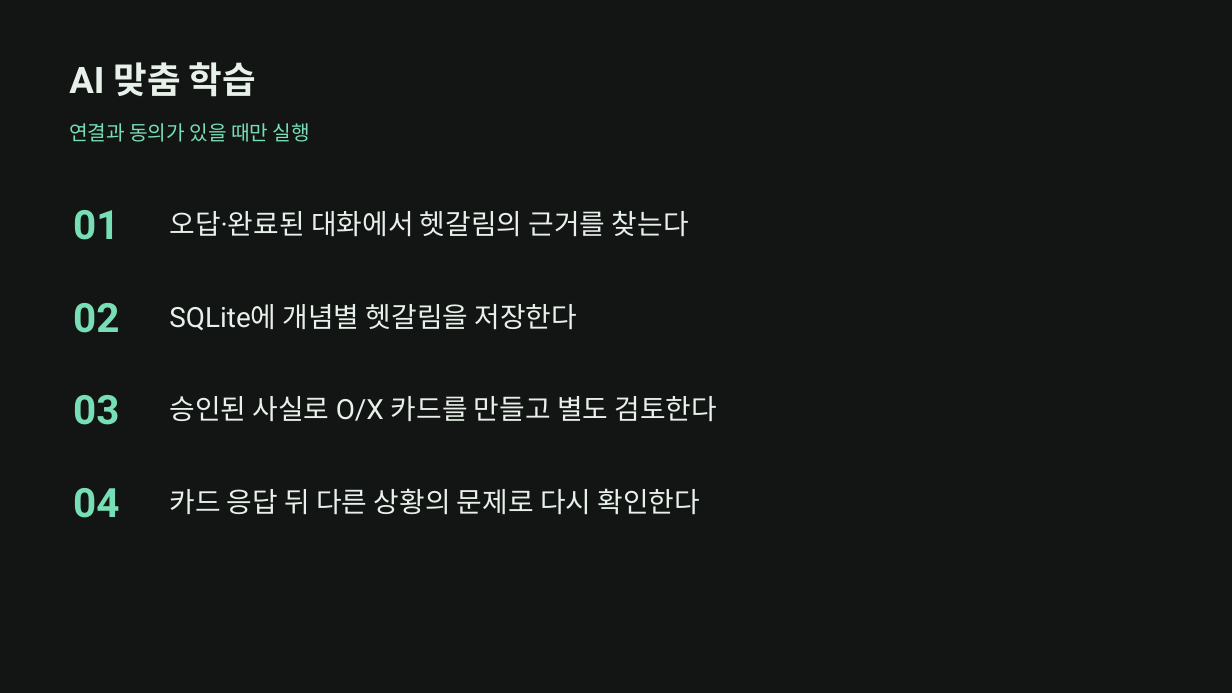
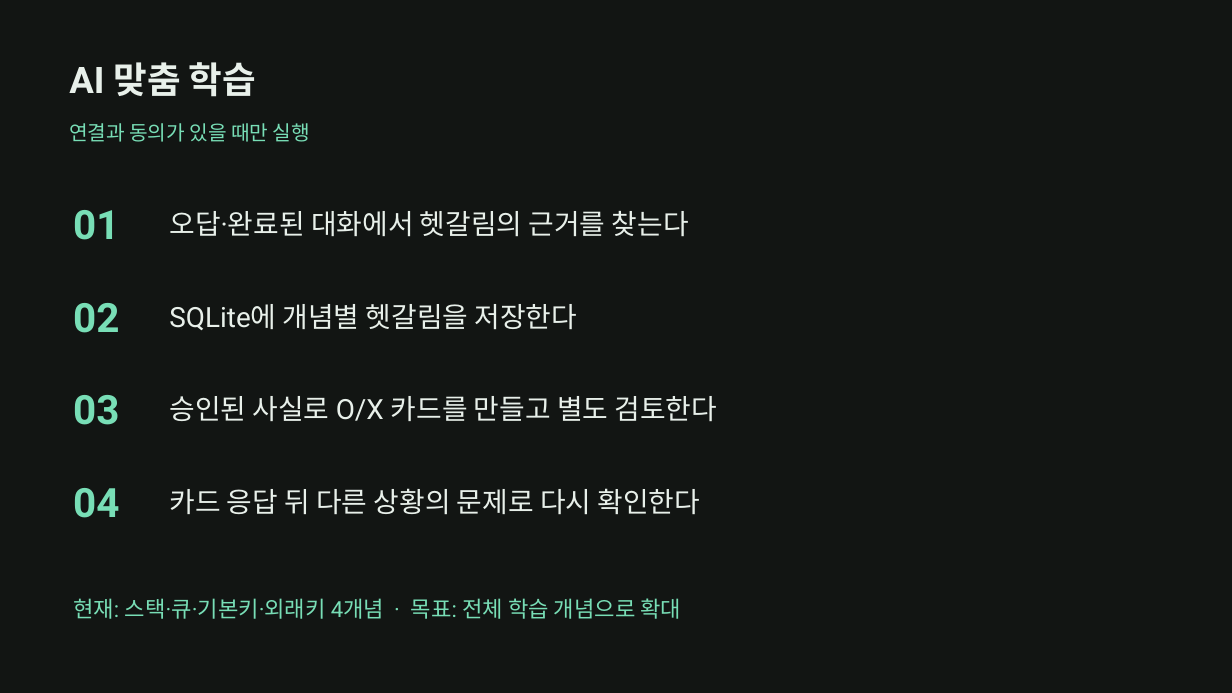
Before and after one commit to larklaon/N_Final_Project, a slide deck: slide 4 of presentation/teum-knowledge-course-project.pptx. Drawn at 1232x693 pixels with LibreOffice and Linux fonts; fonts in the diff are those of the drawing. Boxes give left, top, right and bottom in pixels: in the first picture for what was removed or moved away, otherwise in the second. Text is boxed around its words. In the diff, an @@ line names an element or a change of style, - is before the commit and + after.

```diff
--- a/presentation/teum-knowledge-course-project.pptx
+++ b/presentation/teum-knowledge-course-project.pptx
@@ text added at [73,598,681,619], 17.2 pt, text #78DEB6 @@
+현재: 스택·큐·기본키·외래키 4개념 · 목표: 전체 학습 개념으로 확대
```
Also in this commit, not shown: 6 other files.
